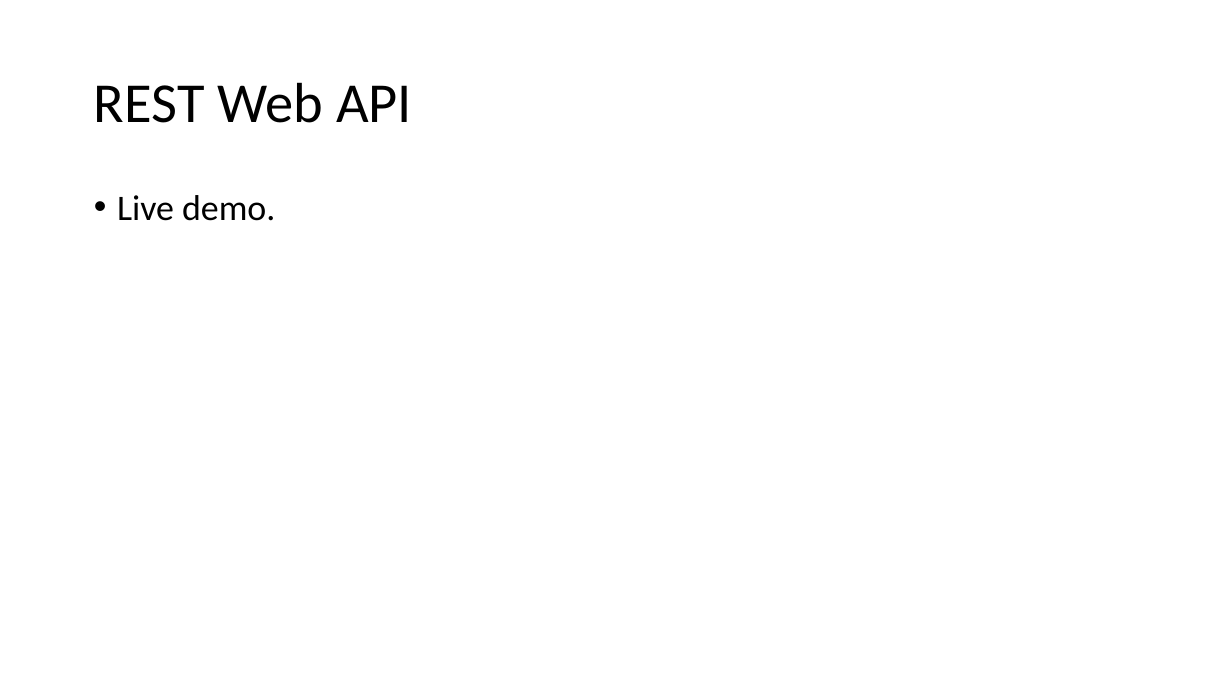
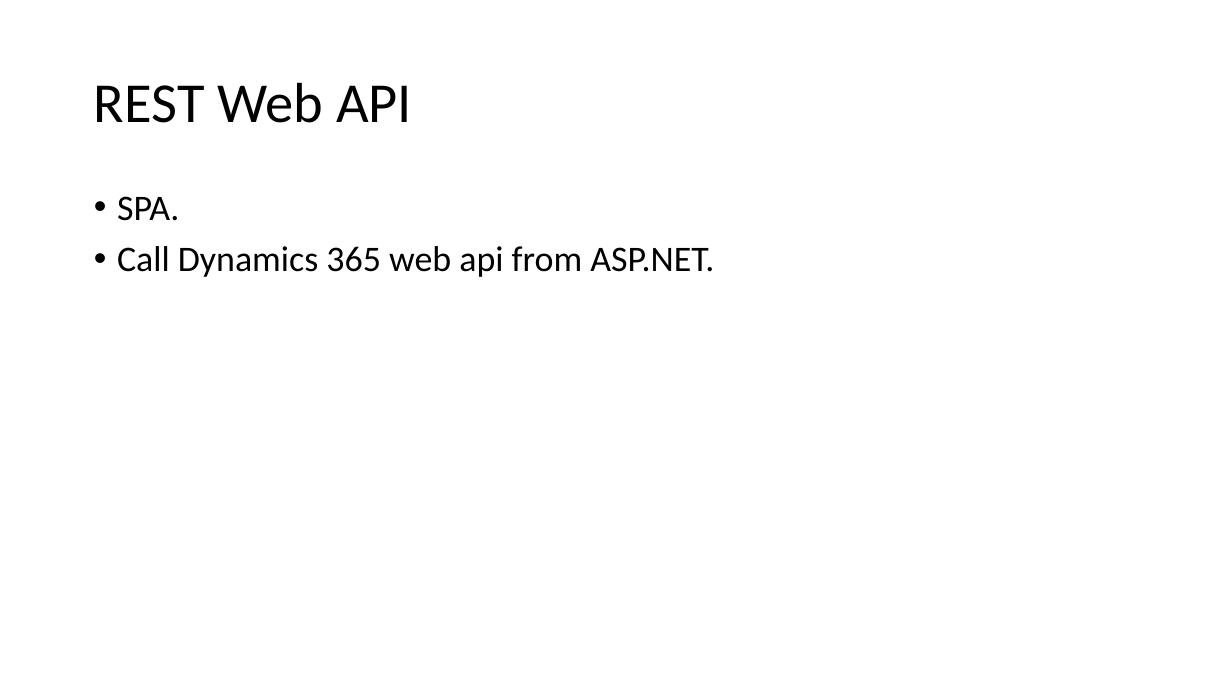
Before and after one commit to hevilhuy/Reports, a slide deck: slide 16 of Document/Report 3.pptx. Drawn at 1232x693 pixels with LibreOffice and Linux fonts; fonts in the diff are those of the drawing. Boxes give left, top, right and bottom in pixels: in the first picture for what was removed or moved away, otherwise in the second. Text is boxed around its words. In the diff, an @@ line names an element or a change of style, - is before the commit and + after.

```diff
--- a/Document/Report 3.pptx
+++ b/Document/Report 3.pptx
@@ text at [117, 196, 714, 277]: text changed @@
-• Live demo.
+• SPA.
+• Call Dynamics 365 web api from ASP.NET.
```
Also in this commit, not shown: 2 other slides changed, 2 other files.
